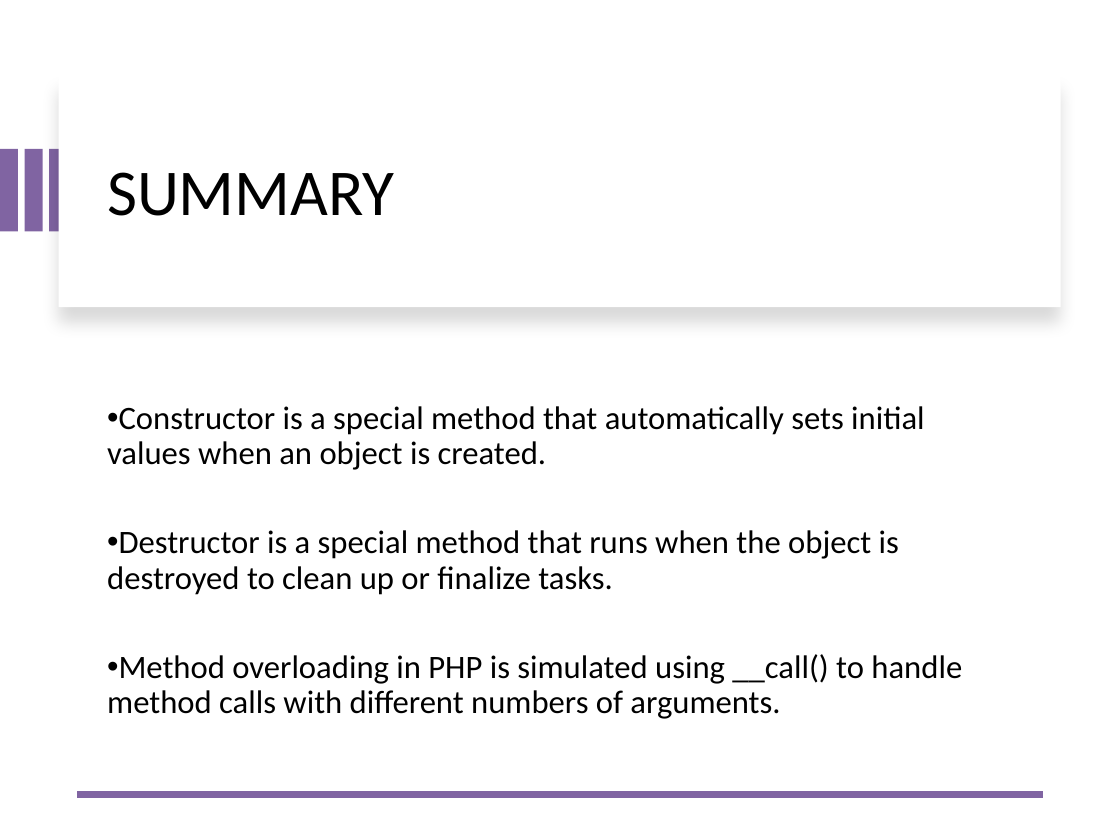
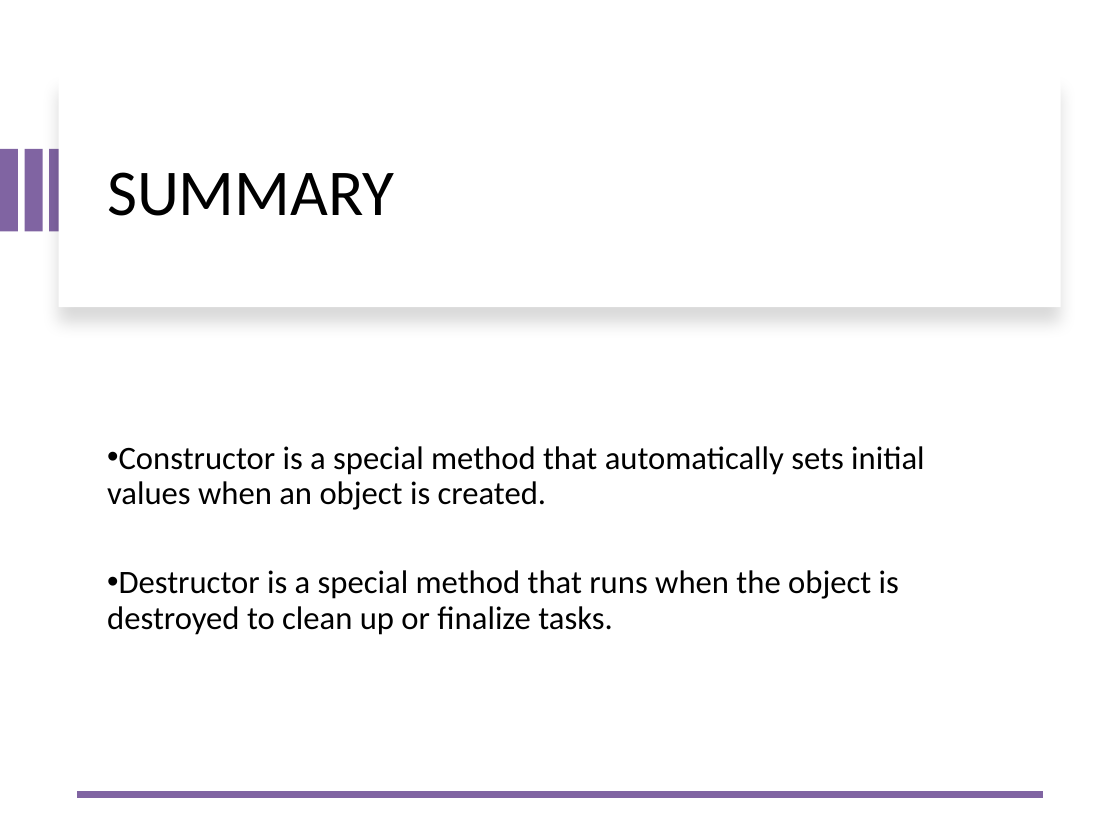
Before and after one commit to psuuc-jbgarcia/Object-Oriented-Programming-Lesson, a slide deck: slide 7 of OOP/Pre-lim/Week 2/Lecture/Week2_Constructors_Destructors_PHP - Copy.pptx (slide 12 before the commit). Drawn at 1120x840 pixels with LibreOffice and Linux fonts; fonts in the diff are those of the drawing. Boxes give left, top, right and bottom in pixels: in the first picture for what was removed or moved away, otherwise in the second. Text is boxed around its words. In the diff, an @@ line names an element or a change of style, - is before the commit and + after.

```diff
--- a/OOP/Pre-lim/Week 2/Lecture/Week2_Constructors_Destructors_PHP - Copy.pptx
+++ b/OOP/Pre-lim/Week 2/Lecture/Week2_Constructors_Destructors_PHP - Copy.pptx
@@ text at <box>107,654,962,719</box>: paragraph removed @@
-• Method overloading in PHP is simulated using __call() to handle method calls with different numbers of arguments.
```
Also in this commit, not shown: 5 slides removed, 13 other files.
